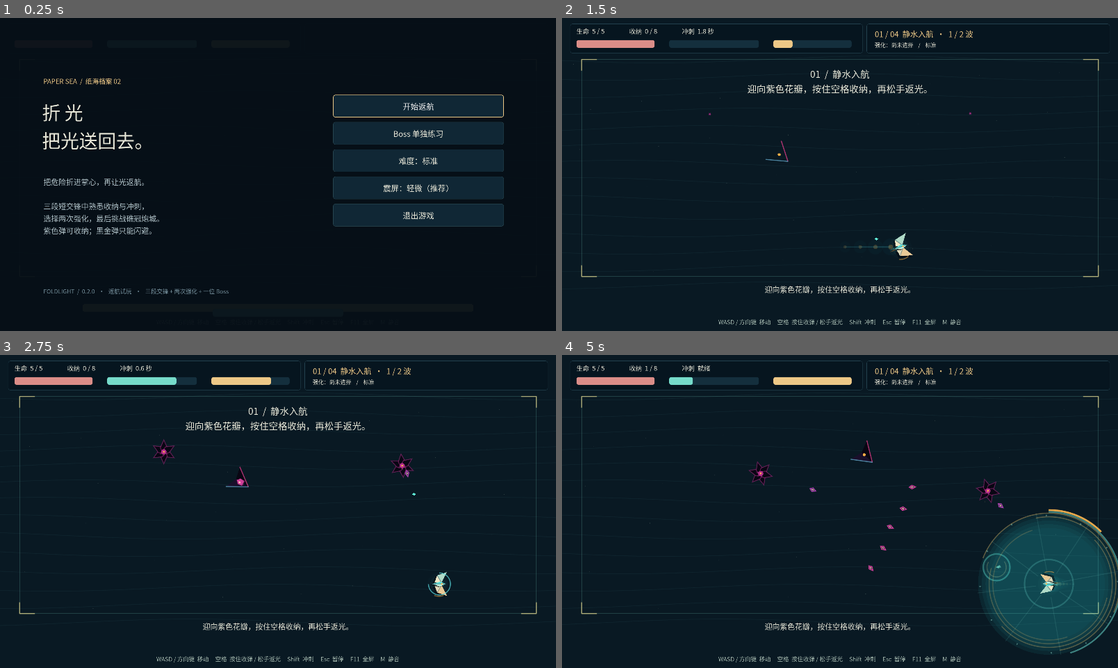
Above: before the commit, frames 1-4 (two rows, left to right).
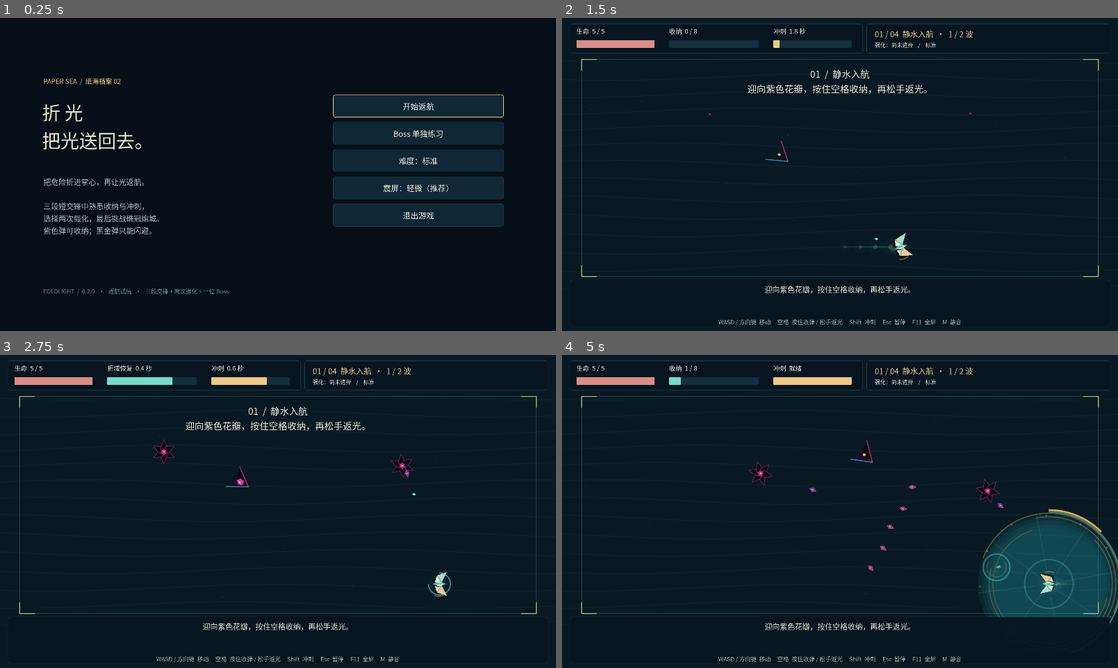
Above: after the commit, the same moments.

Repository: 9191aaa/FOLDLIGHT
Game: Godot game, scene res://rebuild/scenes/boss_lab.tscn
Same seed, same stepped clock (60 frames per second), same inputs: the game is played once before the commit and once after it. This scene is started directly instead of the project's main scene.
Inputs (mouse positions are in pixels of both pictures, inside the frame that each line leads up to):
- Up to frame 1 (0.25 s): no input
- Up to frame 2 (1.5 s): click "开始返航" at 0.5 s; tap Enter (ui_accept) at 1.25 s; move the mouse to (962, 158) at 1.27 s; hold D (move_right) from 1.28 s (still down); hold Shift (dash) from 1.28 s (still down); click (962, 158) at 1.42 s
- Up to frame 3 (2.75 s): tap Enter (ui_accept) at 1.52, 1.82 s; tap Space (fold) at 1.55 s; release D (move_right) at 2 s; release Shift (dash) at 2 s; drag from (166, 527) to (250, 574) at 2.02 s
- Up to frame 4 (5 s): move the mouse to (895, 442) at 2.77 s; hold D (move_right) 2.78-3.5 s; hold Q (active_item) 2.78-3.5 s; tap Space (fold) at 3.05 s; drag from (812, 574) to (673, 464) at 3.52 s; move the mouse to (1006, 558) at 4.27 s; hold A (move_left) from 4.28 s (still down); hold Space (fold) from 4.28 s (still down); tap Enter (ui_accept) at 4.52, 4.82 s

The runs differ from the first frame. In frame 2, 0.2% of the frame differs, in the area x 1-99%, y 3-99%; in frame 3, 0.2%; in frame 4, 1.9%.

Commit message:
fix(demo-ui): align status labels and isolate HUD from oversized Fold visuals after rendered review

Diff:
--- a/foldlight/rebuild/scripts/demo_ui.gd
+++ b/foldlight/rebuild/scripts/demo_ui.gd
@@ -9,6 +9,8 @@
 const TEAL := Color("76dbca")
 const GOLD := Color("edc887")
 var hud: Label
+var fold_label: Label
+var dash_label: Label
 var stage_label: Label
 var hint_label: Label
 var build_label: Label
@@ -54,8 +56,11 @@
 	add_child(base)
 	_panel(base, Rect2(28, 20, 1010, 102))
 	_panel(base, Rect2(1052, 20, 840, 102))
+	_panel(base, Rect2(28, 904, 1864, 160))
 	hud = _label(self, "HUD", Vector2(50, 28), Vector2(960, 34), 22)
 	hud.theme = theme
+	fold_label = _label(base, "FoldLabel", Vector2(370, 28), Vector2(310, 38), 22)
+	dash_label = _label(base, "DashLabel", Vector2(730, 28), Vector2(280, 38), 22)
 	health_bar = _bar(base, Vector2(50, 76), Vector2(270, 9), Color("db8d88"))
 	fold_bar = _bar(base, Vector2(370, 76), Vector2(310, 9), TEAL)
 	dash_bar = _bar(base, Vector2(730, 76), Vector2(270, 9), GOLD)
@@ -85,7 +90,7 @@
 		_edges.append(edge)
 	overlay = ColorRect.new()
 	overlay.size = Vector2(1920, 1080)
-	overlay.color = Color(0.025, 0.06, 0.09, 0.96)
+	overlay.color = Color(0.025, 0.06, 0.09, 1.0)
 	overlay.theme = theme
 	add_child(overlay)
 	eyebrow = _label(overlay, "Eyebrow", Vector2(150, 200), Vector2(850, 40), 23)
@@ -176,8 +181,14 @@
 	bar.value = 1.0
 	bar.show_percentage = false
 	bar.mouse_filter = Control.MOUSE_FILTER_IGNORE
-	bar.add_theme_stylebox_override("background", _box(Color("142f3d"), Color(0, 0, 0, 0), 0))
-	bar.add_theme_stylebox_override("fill", _box(tint, tint, 0))
+	var background := StyleBoxFlat.new()
+	background.bg_color = Color("142f3d")
+	background.set_corner_radius_all(3)
+	background.set_content_margin_all(0.0)
+	var fill := background.duplicate() as StyleBoxFlat
+	fill.bg_color = tint
+	bar.add_theme_stylebox_override("background", background)
+	bar.add_theme_stylebox_override("fill", fill)
 	parent.add_child(bar)
 	return bar
 
@@ -189,6 +200,7 @@
 	heading.position = Vector2(145, 276)
 	heading.add_theme_font_size_override("font_size", 64)
 	description.position = Vector2(150, 545)
+	description.size = Vector2(840, 235)
 	var texts: Array[String] = []
 	match kind:
 		&"title":
@@ -229,7 +241,8 @@
 	heading.add_theme_font_size_override("font_size", 48)
 	heading.text = "选一件，让下一束光不同。"
 	description.position = Vector2(240, 804)
-	description.text = "过关已回复 1 点生命。强化仅在本航次有效；重试保留已选强化。"
+	description.size = Vector2(1440, 130)
+	description.text = "过关已回复 1 点生命。强化仅在本航次有效；重试保留已选强化。\n鼠标点击，或按 1 / 2 / 3 选择。"
 	for index in 3:
 		var item: Dictionary = options[index]
 		card_lanes[index].text = "%02d   /   %s" % [index + 1, item["lane"]]
@@ -256,7 +269,9 @@
 	_hurt_remaining = 0.0
 
 func update_hud(snapshot: Dictionary) -> void:
-	hud.text = "生命  %d / %d                 收纳  %d / %d                 冲刺  %s" % [snapshot["health"], snapshot["max_health"], snapshot["captured"], snapshot["capacity"], "就绪" if float(snapshot["dash_cd"]) <= 0.0 else "%.1f 秒" % float(snapshot["dash_cd"])]
+	hud.text = "生命  %d / %d" % [snapshot["health"], snapshot["max_health"]]
+	fold_label.text = "收纳  %d / %d" % [snapshot["captured"], snapshot["capacity"]] if float(snapshot["fold_cd"]) <= 0.0 else "折域恢复  %.1f 秒" % float(snapshot["fold_cd"])
+	dash_label.text = "冲刺  " + ("就绪" if float(snapshot["dash_cd"]) <= 0.0 else "%.1f 秒" % float(snapshot["dash_cd"]))
 	_hp_target = float(snapshot["health"]) / maxf(1.0, float(snapshot["max_health"]))
 	fold_bar.value = float(snapshot["captured"]) / float(snapshot["capacity"]) if float(snapshot["fold_cd"]) <= 0.0 else 1.0 - float(snapshot["fold_cd"]) / 1.5
 	dash_bar.value = 1.0 - clampf(float(snapshot["dash_cd"]) / 2.0, 0.0, 1.0)
